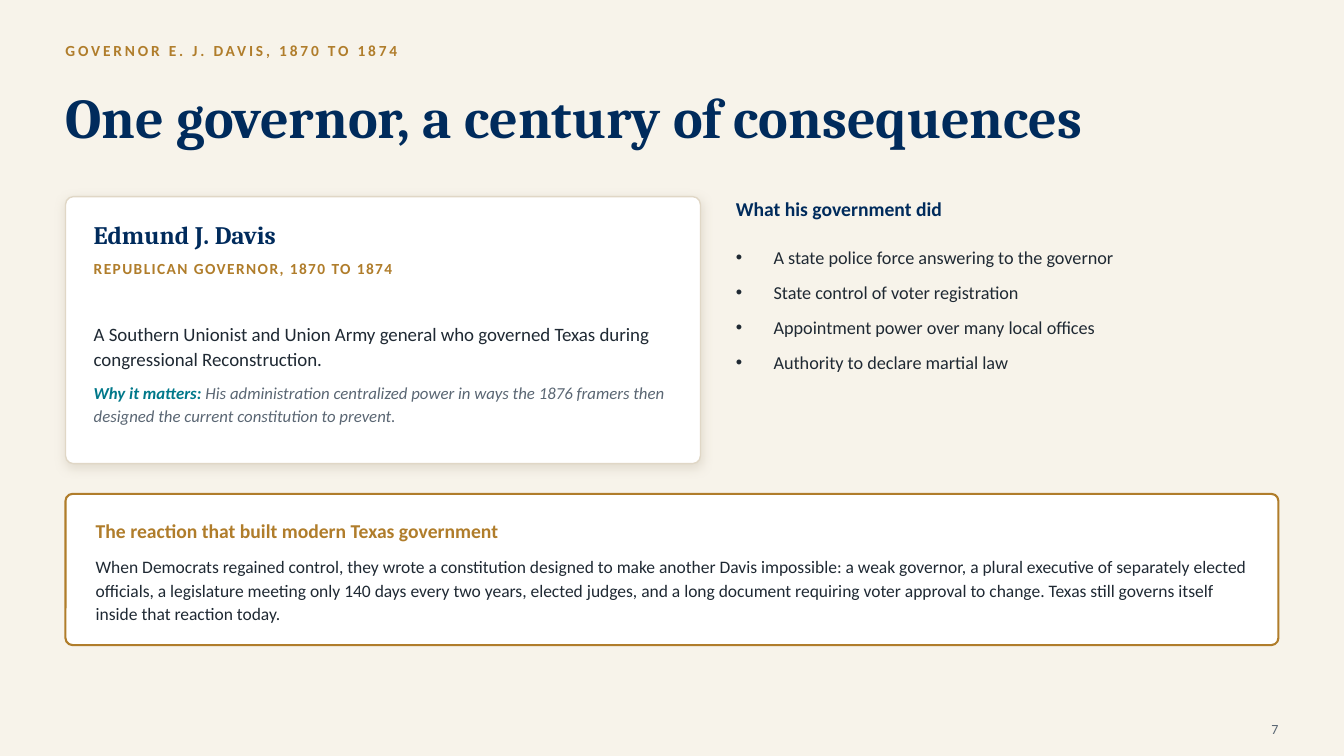
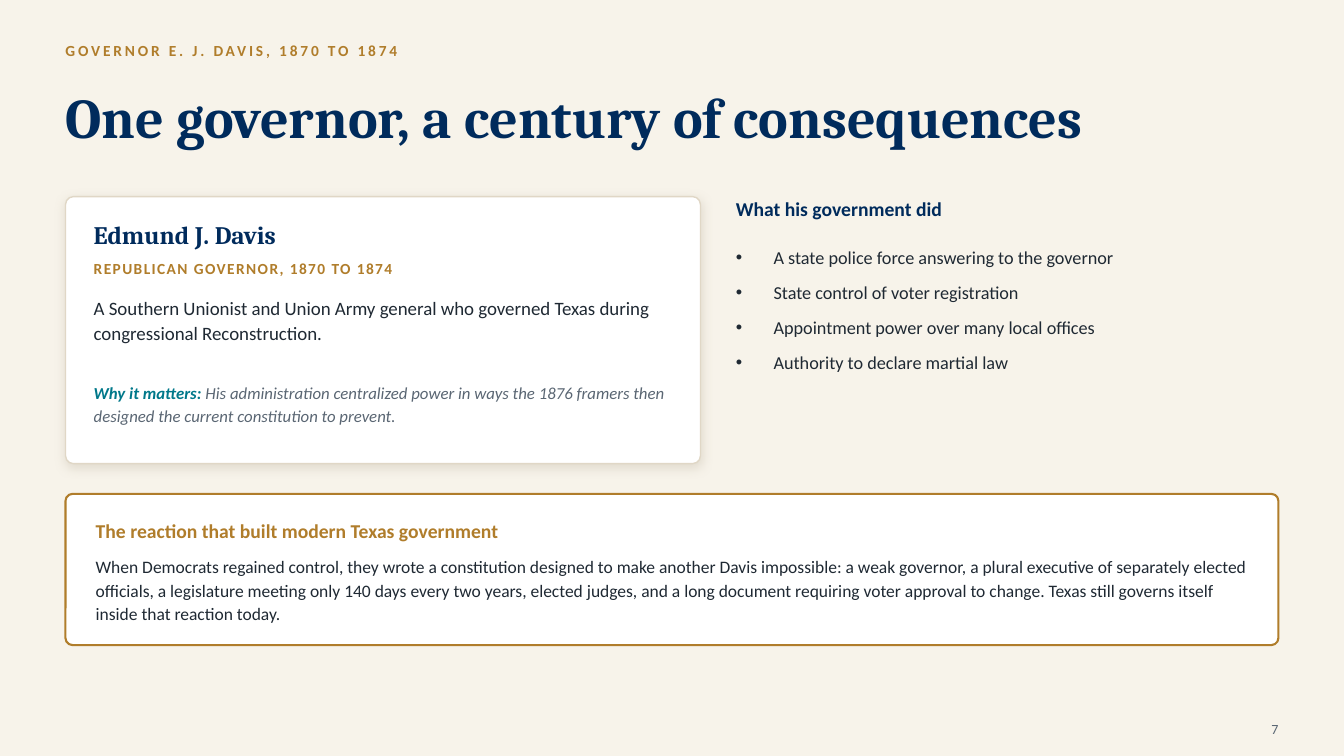
Before and after one commit to ProfessorJaredAlanStewart/texas-govt-modules, a slide deck: slide 8 of slides/Chapter 01 - Introduction to Texas (Lecture Deck).pptx. Drawn at 1344x756 pixels with LibreOffice and Linux fonts; fonts in the diff are those of the drawing. Boxes give left, top, right and bottom in pixels: in the first picture for what was removed or moved away, otherwise in the second. Text is boxed around its words. In the diff, an @@ line names an element or a change of style, - is before the commit and + after.

```diff
--- a/slides/Chapter 01 - Introduction to Texas (Lecture Deck).pptx
+++ b/slides/Chapter 01 - Introduction to Texas (Lecture Deck).pptx
@@ text "A Southern Unionist and Union ...": place and size @@
-text "A Southern Unionist and Union ..." at [94, 328, 649, 370]
+text "A Southern Unionist and Union ..." at [94, 302, 649, 344]
```
Also in this commit, not shown: 3 other slides changed, 20 other files.
